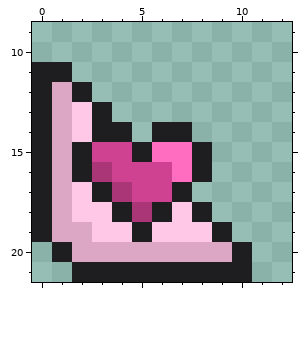
Two versions of one pixel-art sprite, lootplot.juice/assets/slot_life_visual.png. The picture above is the old version.
The file is 22x22 pixels. Shown: x 0..12, y 9..21.
Once edited:
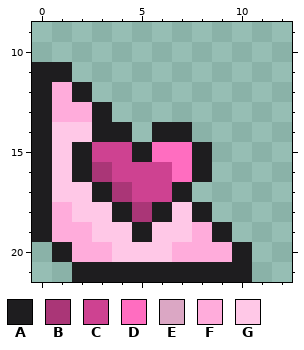
Palette (. is transparent): A #1e1d1f  B #aa3677  C #ce4291  D #ff6dc0  E #dba7c4  F #ffacdb  G #ffc8e7
Difference:
@@ x 0..12 @@
 11 AA...........
-12 AEA..........
-13 AEGA.........
-14 AEGAA.AA.....
-15 AEACCADDA....
-16 AEABCCCDA....
-17 AEGABCCA.....
-18 AEGGABAGA....
-19 AEEGGAGGGA...
-20 .AEEEEEEEEA..
+12 AFA..........
+13 AFFA.........
+14 AGGAA.AA.....
+15 AGACCADDA....
+16 AGABCCCDA....
+17 AGGABCCA.....
+18 AFGGABAGA....
+19 AFFGGAGGFA...
+20 .AFFGGGFFFA..
 21 ..AAAAAAAAA..
Where, in picture pixels (left, top, right, bottom), the same in both pictures:
changed: (52, 82, 232, 262)
